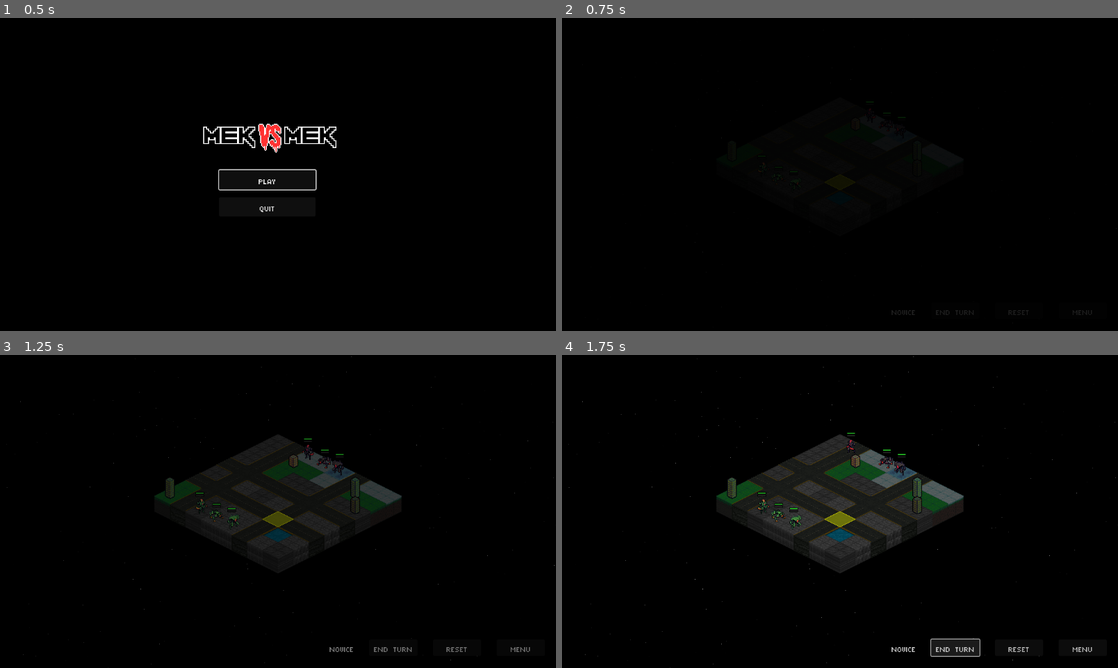
Above: before the commit, frames 1-4 (two rows, left to right).
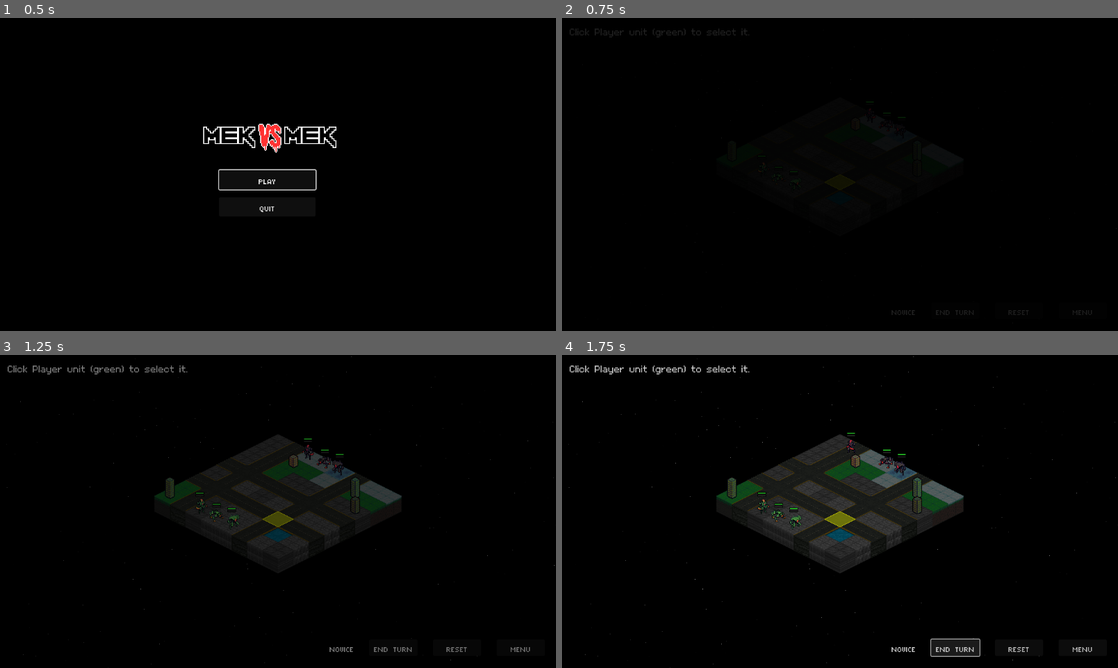
Above: after the commit, the same moments.

Repository: Tekknobot/Terrain
Game: Godot game, scene res://Scenes/TitleScreen.tscn
Two runs of this game, one before a commit and one after it. Both use one fixed random seed, a clock stepped at 60 frames per second and the inputs below.
Inputs:
- Up to frame 1 (0.5 s): no input
- Up to frame 2 (0.75 s): click "PLAY" at 0.5 s
- Up to frame 3 (1.25 s): no input
- Up to frame 4 (1.75 s): click "END TURN" at 1.25 s

Frame 1 is identical in both runs. In frame 2, 0.1% of the frame differs, in the area x 1-34%, y 3-7%; in frame 3, 0.3%; in frame 4, 0.3%.

Commit message:
Add minimal tutorial.

Diff:
--- a/Scenes/Main.tscn
+++ b/Scenes/Main.tscn
@@ -314,6 +314,15 @@
 theme_override_font_sizes/font_size = 32
 text = "Menu"
 
+[node name="TutorialLabel" type="Label" parent="CanvasLayer"]
+offset_left = 16.0
+offset_top = 14.0
+offset_right = 264.0
+offset_bottom = 40.0
+theme_override_fonts/font = ExtResource("39_mfbvt")
+theme_override_font_sizes/font_size = 32
+text = "Tutorial text goes here."
+
 [node name="HUDLayer" type="CanvasLayer" parent="."]
 follow_viewport_scale = 0.001
 
--- a/Scripts/TileMap.gd
+++ b/Scripts/TileMap.gd
@@ -192,6 +192,10 @@
 			GameData.unit_upgrades[uid] = ability_name
 
 		print("[Client] → seeded unit_upgrades:", GameData.unit_upgrades)
+
+	TutorialManager.instruction_label = get_node("/root/BattleGrid/CanvasLayer/TutorialLabel")
+	TutorialManager.start()
+
 
 
 func _process(delta):
@@ -1195,6 +1199,9 @@
 
 	rpc("sync_auto_attack_ranged_unit", attacker_id, target_id, died)
 
+	# After performing the attack
+	TutorialManager.on_action("enemy_attacked")
+
 @rpc("any_peer", "reliable")
 func sync_auto_attack_ranged_unit(attacker_id: int, target_id: int, died: bool) -> void:
 	var atk = get_unit_by_id(attacker_id)
@@ -1269,6 +1276,9 @@
 
 	sync_melee_push(attacker_id, target_id, damage, new_tile, died)
 	rpc("sync_melee_push", attacker_id, target_id, damage, new_tile, died)
+
+	# After performing the attack
+	TutorialManager.on_action("enemy_attacked")
 
 @rpc("any_peer", "reliable")
 func sync_melee_push(attacker_id: int, target_id: int, damage: int, new_tile: Vector2i, died: bool) -> void:
@@ -1730,6 +1740,9 @@
 	selected_unit = unit
 	showing_attack = false
 	_show_range_for_selected_unit()
+
+	if TutorialManager.tutorial_active:
+		TutorialManager.on_action("unit_selected")
 
 # ———————————————————————————————————————————————————————————————
 # Turn off every “mode” flag before selecting a new ability or a new unit.
@@ -1796,6 +1809,9 @@
 
 	_highlight_range(selected_unit.tile_pos, range, tile_id)
 
+	if showing_attack:
+		TutorialManager.on_action("attack_range_shown")
+
 func _update_highlight_display():
 	for tile in highlighted_tiles:
 		set_cell(1, tile, _get_tile_id_from_noise(noise.get_noise_2d(tile.x, tile.y)))
@@ -1871,6 +1887,9 @@
 		print("Client → server_request_move → authority peer", auth_id)
 		rpc_id(auth_id, "server_request_move", selected_unit.unit_id, target.x, target.y)
 
+	if TutorialManager.tutorial_active:
+		TutorialManager.on_action("unit_moved")
+
 @rpc("any_peer", "reliable")
 func server_request_move(unit_id: int, tx: int, ty: int) -> void:
 	if not is_multiplayer_authority():
@@ -1976,6 +1995,8 @@
 	_clear_highlights()
 	var hud = get_node("/root/BattleGrid/HUDLayer/Control")
 	hud.visible = false
+
+	TutorialManager.on_action("turn_ended")
 
 @rpc("any_peer", "reliable")
 func request_end_turn() -> void:
--- /dev/null
+++ b/Scripts/TutorialManager.gd
@@ -0,0 +1,56 @@
+extends Node
+
+var step := 0
+var tutorial_active := true
+var instruction_label: Label = null
+
+func start():
+	step = 0
+	tutorial_active = true
+	advance()
+
+func advance():
+	match step:
+		0:
+			_set_text("Click Player unit (green) to select it.")
+		1:
+			_set_text("Click nearby green tile to move.")
+		2:
+			_set_text("1. Click empty tile to clear selection.\n2. Right-click an enemy to show attack range.")
+		3:
+			_set_text("1. Click Player unit.\n2. Right click to arm attack.\n3. Click red tile with or without an enemy to attack.")
+		4:
+			_set_text("1. Repeat for all units.\n3. Click 'End Turn' to finish your turn.")
+		_:
+			_set_text("")
+			tutorial_active = false
+
+func on_action(action: String):
+	if not tutorial_active:
+		return
+
+	match step:
+		0:
+			if action == "unit_selected":
+				step += 1
+				advance()
+		1:
+			if action == "unit_moved":
+				step += 1
+				advance()
+		2:
+			if action == "attack_range_shown":
+				step += 1
+				advance()
+		3:
+			if action == "enemy_attacked":
+				step += 1
+				advance()
+		4:
+			if action == "turn_ended":
+				step += 1
+				advance()
+
+func _set_text(msg: String):
+	if instruction_label:
+		instruction_label.text = msg
--- a/Scripts/Unit.gd
+++ b/Scripts/Unit.gd
@@ -393,6 +393,9 @@
 			# end of “if unit to push” block
 		# end of “for unit in units” block
 	# end of “for dir in directions” block
+
+	# After performing the attack
+	TutorialManager.on_action("enemy_attacked")
 
 
 # Helper to retrieve occupant nodes (unit or structure) at a tile.
@@ -818,6 +821,9 @@
 	has_moved = true
 	has_attacked = true
 
+	# After performing the attack
+	TutorialManager.on_action("enemy_attacked")
+
 
 func auto_attack_ranged_empty(target_tile: Vector2i, unit: Area2D) -> void:
 	var tilemap = get_tree().get_current_scene().get_node("TileMap")
@@ -843,6 +849,9 @@
 
 	# ── UNLOCK TILEMAP INPUT ──
 	tilemap.input_locked = false
+
+	# After performing the attack
+	TutorialManager.on_action("enemy_attacked")
 
 func apply_level_up_material() -> void:
 	var sprite = $AnimatedSprite2D
--- a/project.godot
+++ b/project.godot
@@ -26,6 +26,7 @@
 NetworkManager="*res://Scripts/NetworkManager.gd"
 GameState="*res://Scripts/GameState.gd"
 NetworkTester="*res://Scripts/NetworkTester.gd"
+TutorialManager="*res://Scripts/TutorialManager.gd"
 
 [display]
 
